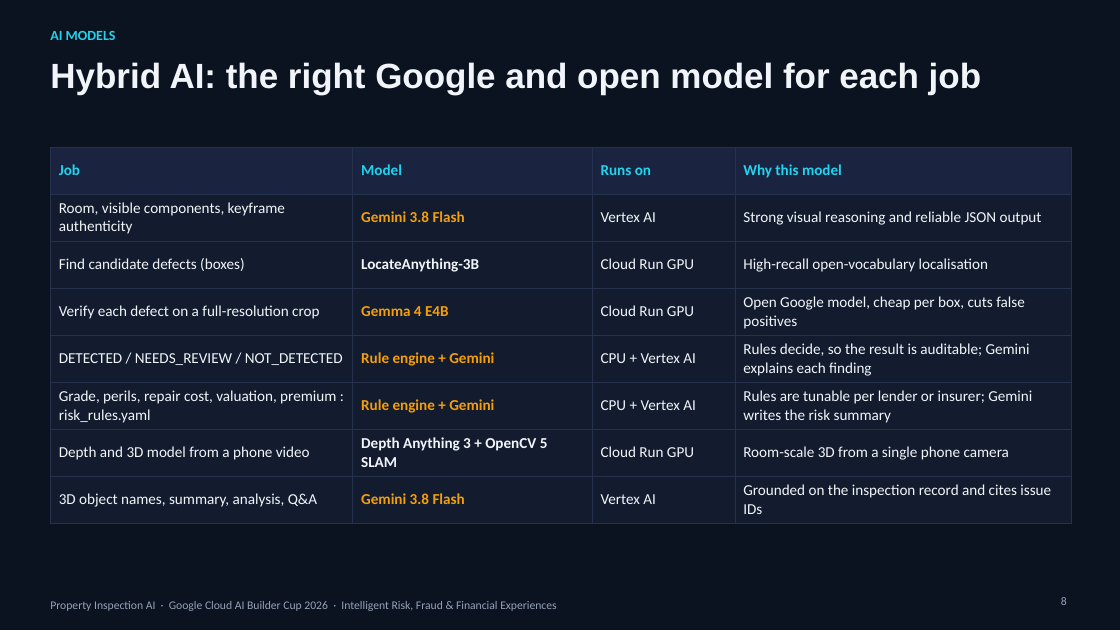
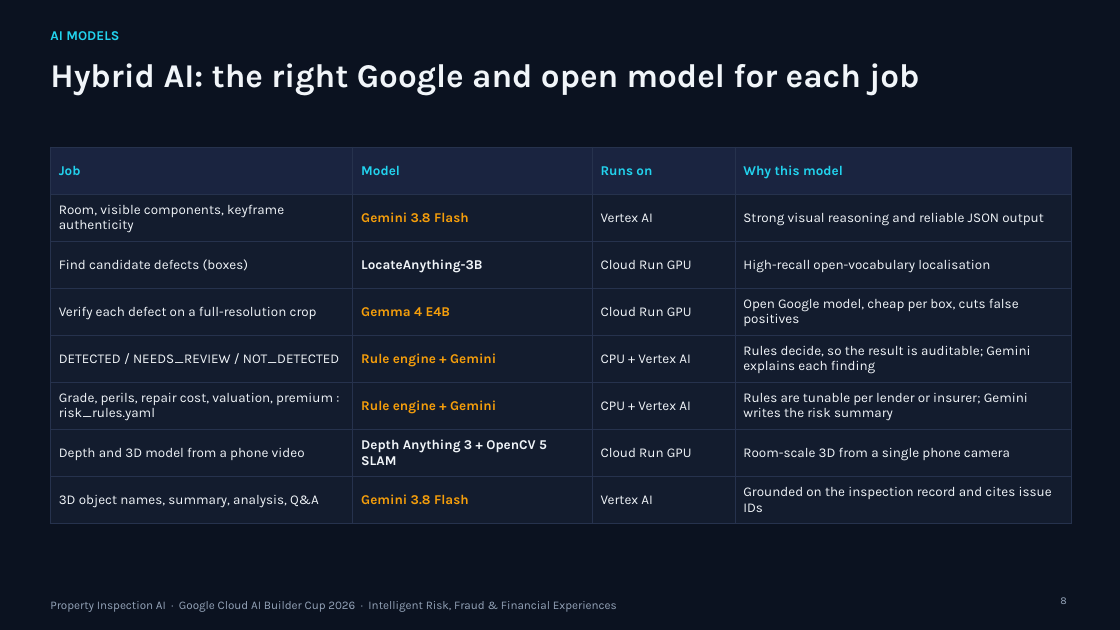
Before and after one commit to XCore-Lab/property-inspection-ai, a slide deck: slide 8 of docs/pitch-deck/Property_Inspection_AI_Pitch.pptx. Drawn at 1120x630 pixels with LibreOffice and Linux fonts; fonts in the diff are those of the drawing; background and template pictures are left out. Boxes give left, top, right and bottom in pixels: in the first picture for what was removed or moved away, otherwise in the second. Text is boxed around its words. In the diff, an @@ line names an element or a change of style, - is before the commit and + after.

Commit message:
Redesign the architecture diagram and refresh deck typography and colours
- New architecture diagram (light and dark) on the architecture slide of both decks and in the README
- Submission deck: one blue accent with neutral cards; red, amber and green kept only for problem vs solution, decision outcomes, the REFER case and caveats
- Pitch deck: Google Sans Flex throughout, sizes adjusted to keep the original layout
- Google Sans Flex embedded in both decks so they display correctly without the font installed

```diff
--- a/docs/pitch-deck/Property_Inspection_AI_Pitch.pptx
+++ b/docs/pitch-deck/Property_Inspection_AI_Pitch.pptx
@@ text "AI MODELS" at (50, 31, 119, 40): size 12 to 11.5 pt, font Calibri to Karla @@
@@ title "Hybrid AI: the right Google ..." at (50, 63, 919, 95): size 30 to 28.5 pt, font Arial to Karla @@
@@ table at (50, 147, 1071, 516) @@
@@ size 13 to 11.5 pt, font Calibri to Karla @@
@@ text "Property Inspection AI · Google ..." at (50, 601, 617, 612): font Calibri to Karla @@
```
Also in this commit, not shown: 25 other slides changed, 7 other files.
